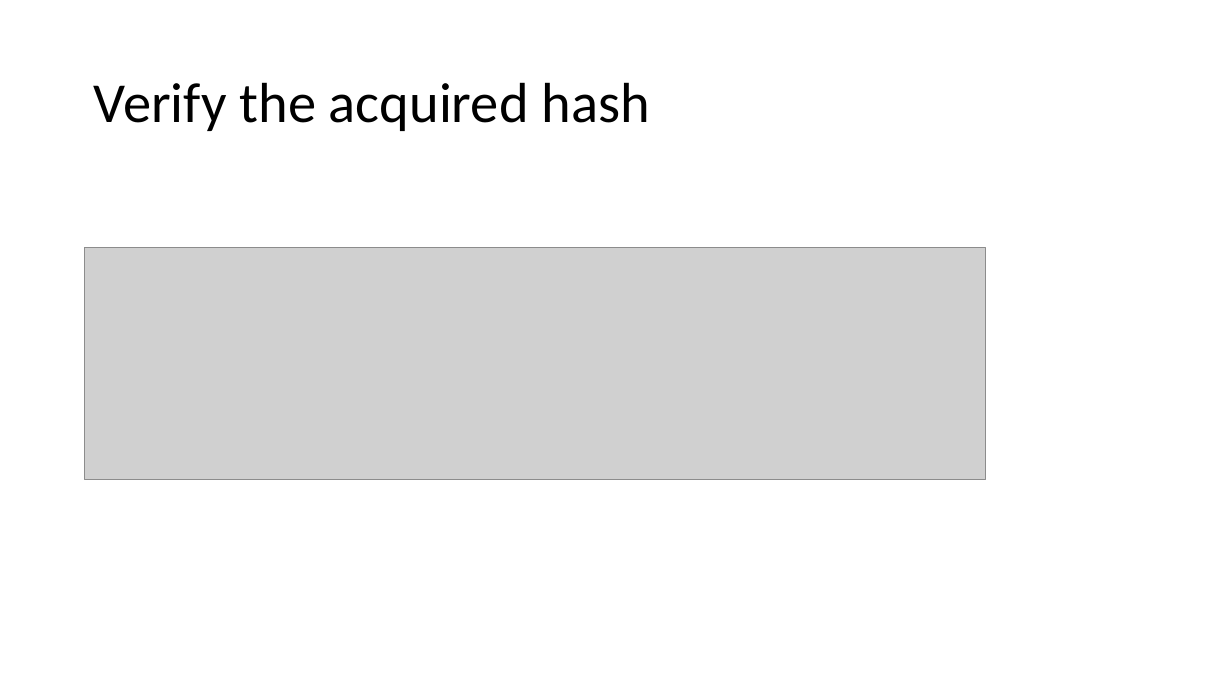
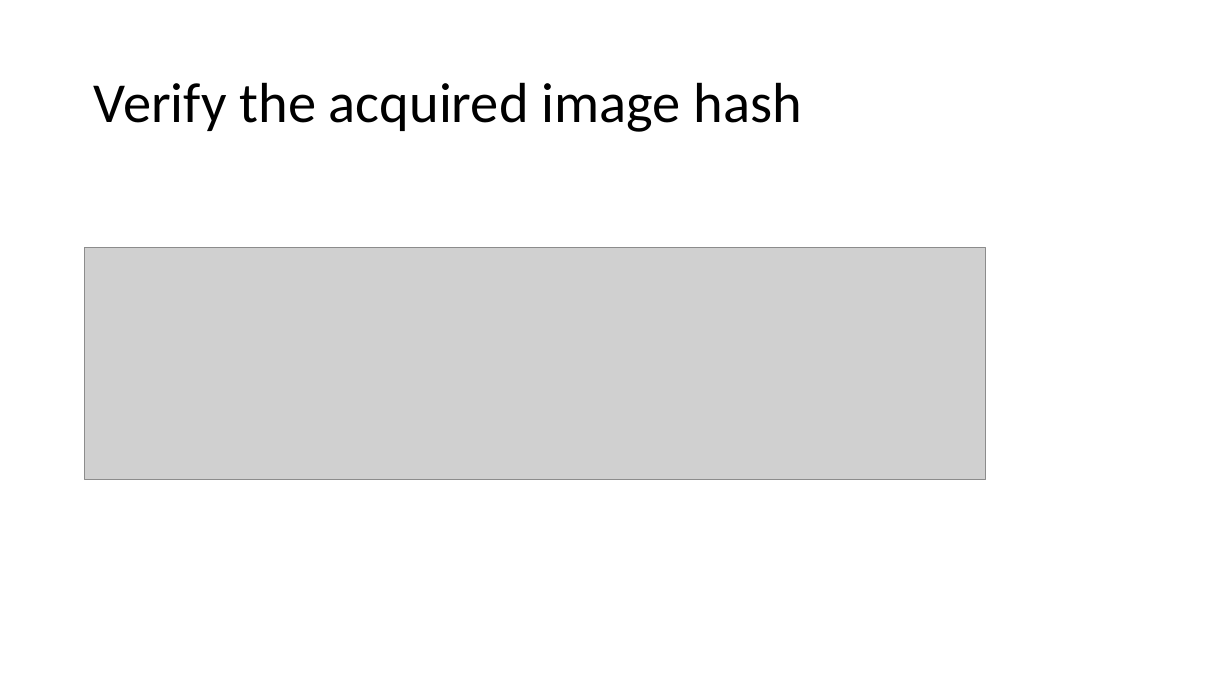
Before and after one commit to frankwxu/digital-forensics-lab, a slide deck: slide 30 of Basic_Computer_Skills_for_Forensics/7_USB_Image_Acquisition.pptx (slide 29 before the commit). Drawn at 1232x693 pixels with LibreOffice and Linux fonts; fonts in the diff are those of the drawing; grey boxes stand for pictures; background and template pictures are left out. Boxes give left, top, right and bottom in pixels: in the first picture for what was removed or moved away, otherwise in the second. Text is boxed around its words. In the diff, an @@ line names an element or a change of style, - is before the commit and + after.

```diff
--- a/Basic_Computer_Skills_for_Forensics/7_USB_Image_Acquisition.pptx
+++ b/Basic_Computer_Skills_for_Forensics/7_USB_Image_Acquisition.pptx
@@ title at bbox=[94, 82, 801, 132]: text changed @@
-Verify the acquired hash
+Verify the acquired image hash
```
Also in this commit, not shown: 1 other slide changed, 5 slides added, 8 other files.
